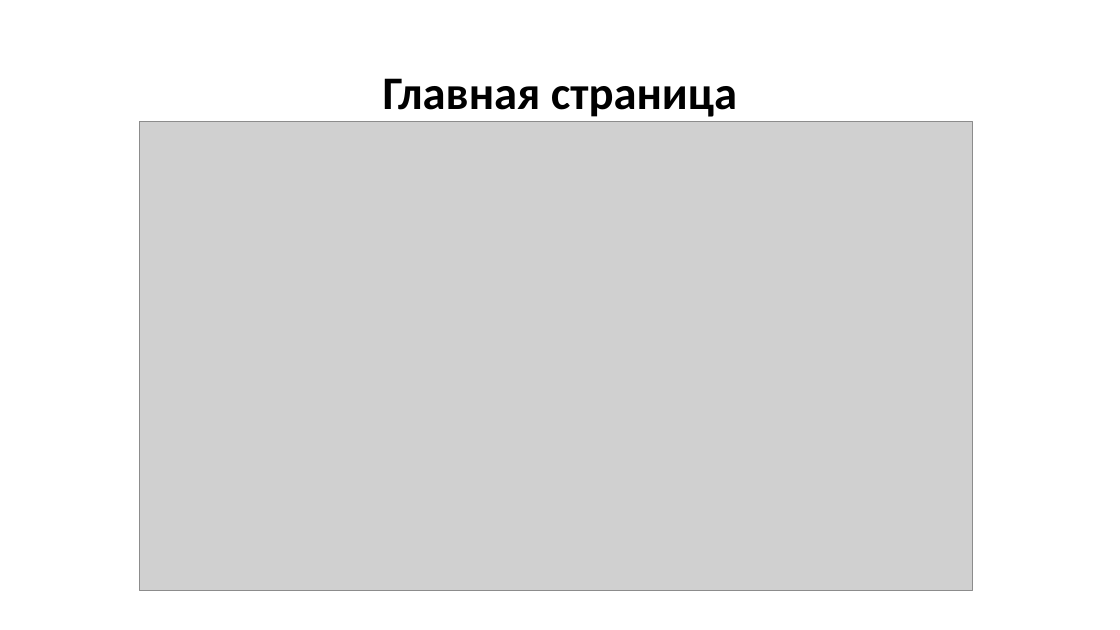
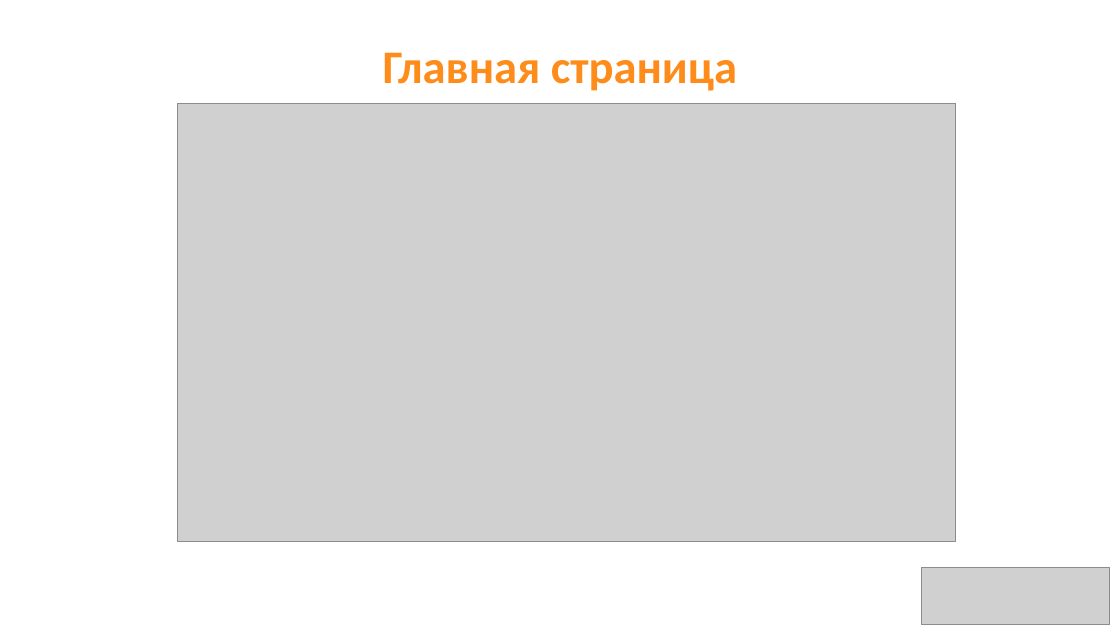
Before and after one commit to aaalace/D-Compare, a slide deck: slide 6 of presentation.pptx (slide 5 before the commit). Drawn at 1120x630 pixels with LibreOffice and Linux fonts; fonts in the diff are those of the drawing; grey boxes stand for pictures. Boxes give left, top, right and bottom in pixels: in the first picture for what was removed or moved away, otherwise in the second. Text is boxed around its words. In the diff, an @@ line names an element or a change of style, - is before the commit and + after.

```diff
--- a/presentation.pptx
+++ b/presentation.pptx
@@ title "Главная страница" at [383,52,737,91]: text colour #000000 to #FE8C1A @@
@@ picture: place and size @@
-picture at [139,122,974,591]
+picture at [177,103,956,541]
@@ picture added at [922,568,1109,625] @@
```
Also in this commit, not shown: 7 other slides changed, 3 slides added, 1 other file.
